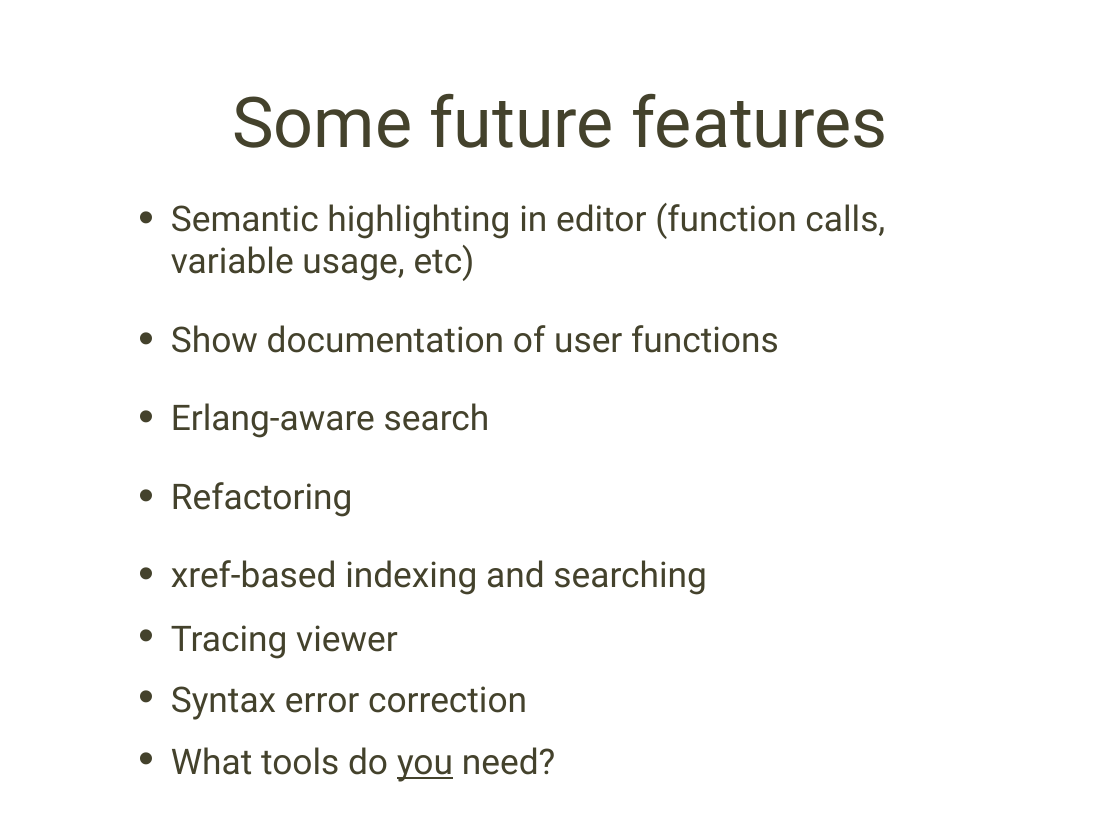
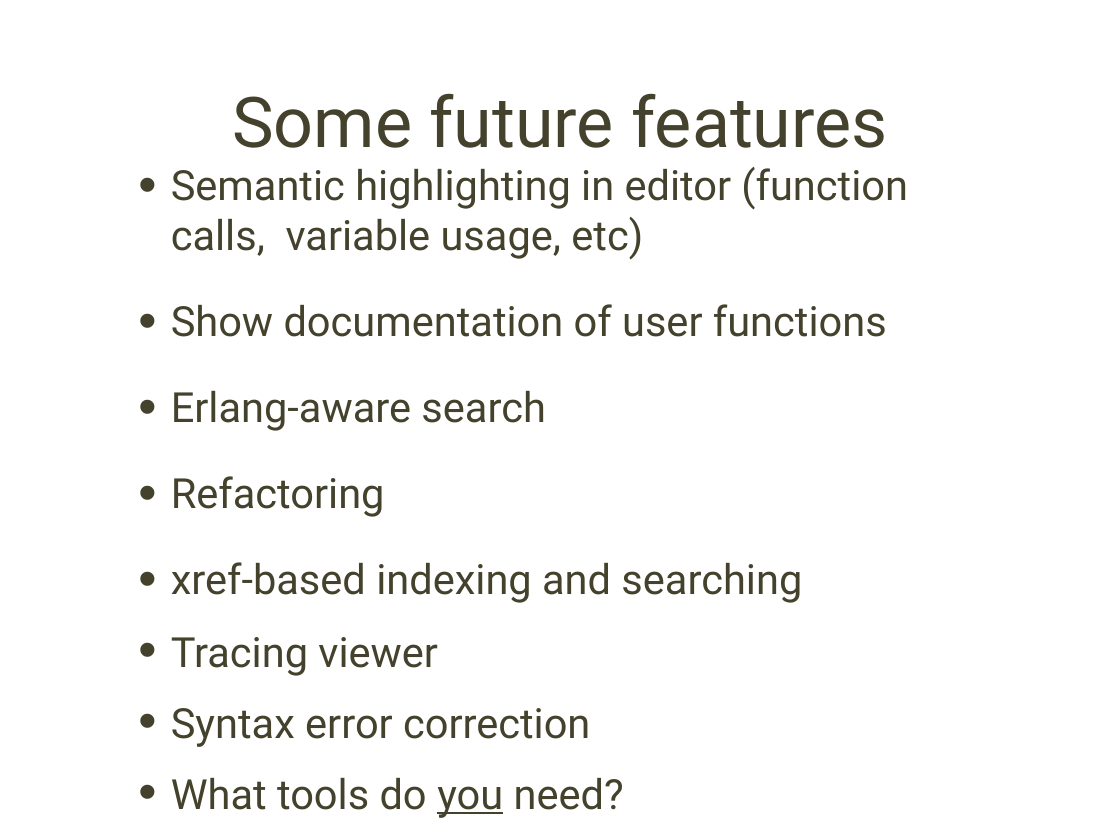
Before and after one commit to erlang/erlide_eclipse, a slide deck: slide 21 of org.erlide.docs/Erlide 2008.ppt (slide 20 before the commit). Drawn at 1120x840 pixels with LibreOffice and Linux fonts; fonts in the diff are those of the drawing; background and template pictures are left out. Boxes give left, top, right and bottom in pixels: in the first picture for what was removed or moved away, otherwise in the second. Text is boxed around its words. In the diff, an @@ line names an element or a change of style, - is before the commit and + after.

Commit message:
documentation

```diff
--- a/org.erlide.docs/Erlide 2008.ppt
+++ b/org.erlide.docs/Erlide 2008.ppt
@@ text "Semantic highlighting in editor (function ...": place and size @@
-text "Semantic highlighting in editor (function ..." at (171, 203, 885, 775)
+text "Semantic highlighting in editor (function ..." at (171, 167, 908, 818)
@@ text "Semantic highlighting in editor (function ..." at (171, 167, 908, 818): size 32.3 to 38 pt; indent changed; line spacing 0.6 to 0.7 @@
```
Also in this commit, not shown: 8 other slides changed, 1 slide added, 25 other files.
